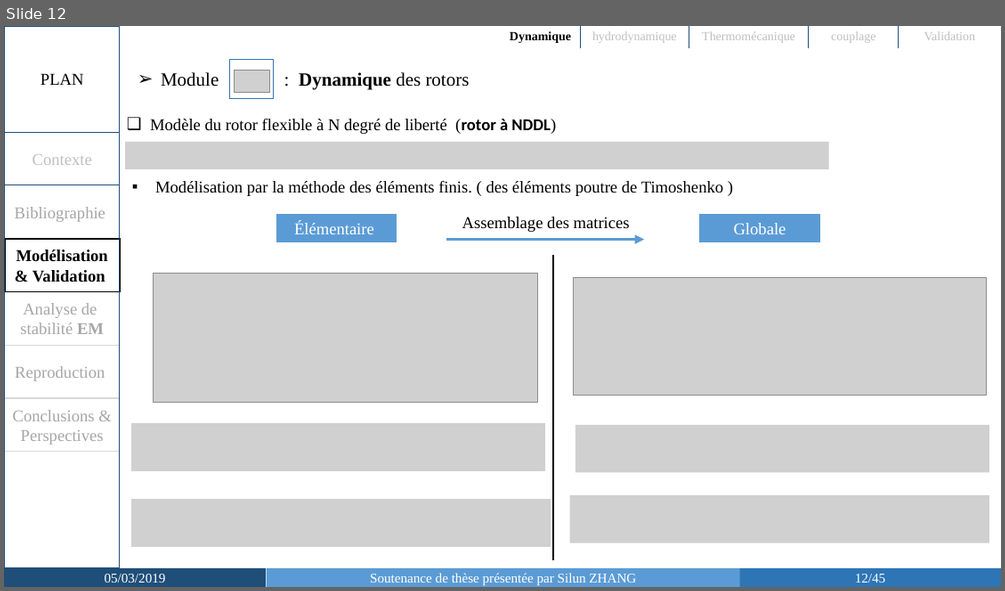
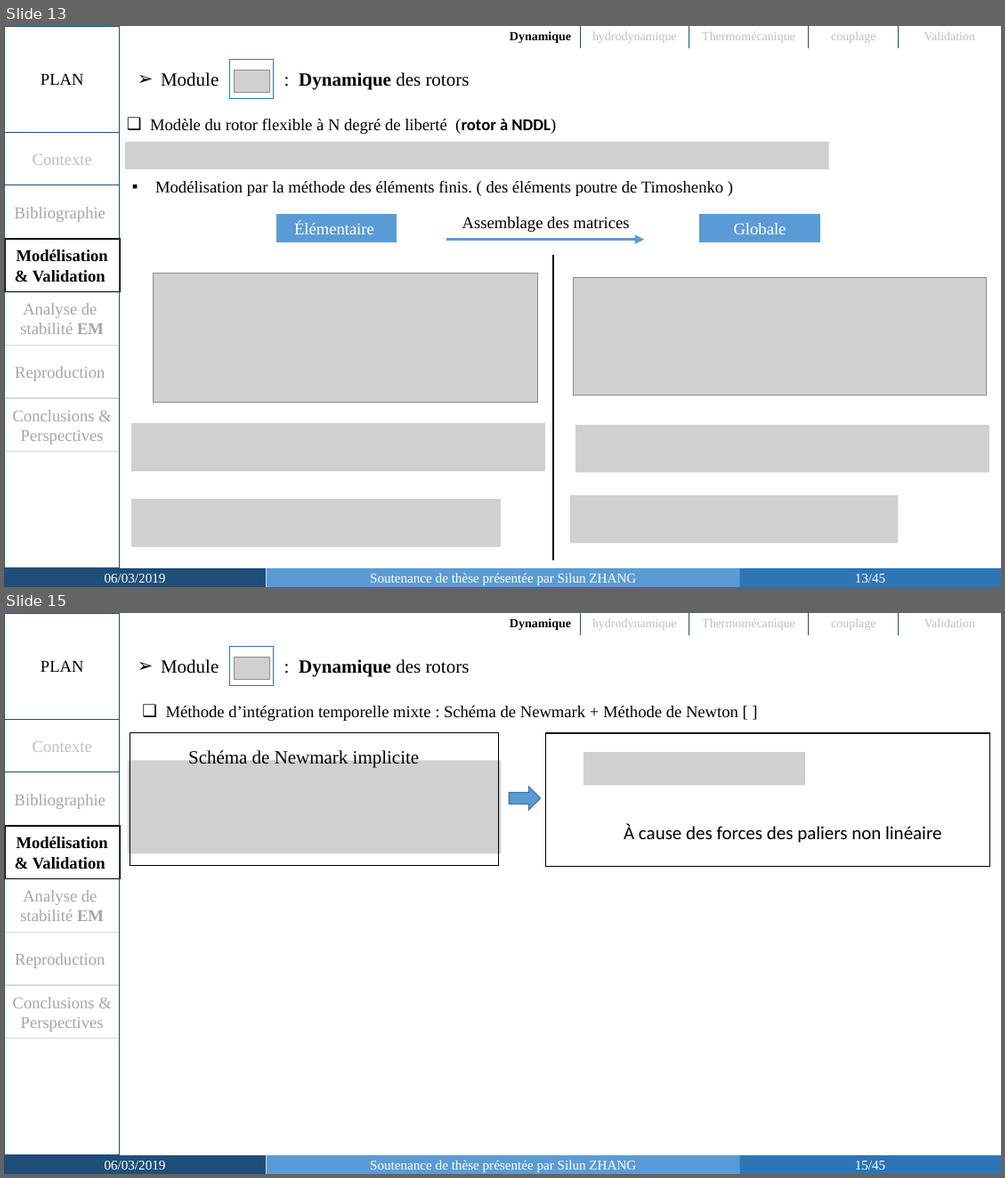
Before and after one commit to SilunZ/SoutenanceThese, a slide deck: Soutenance_Silun ZHANG-slides.pptx. Shown one above the other, each under a label of ours: slide 12 before the commit, slides 13 and 15 after it; the slides between them are not shown. The pictures are 1005x591 and 1005x1178 pixels, drawn with LibreOffice and Linux fonts; fonts in the diff are those of the drawing; grey boxes stand for pictures. Boxes give left, top, right and bottom in pixels: in the first picture for what was removed or moved away, otherwise in the second. Text is boxed around its words. In the diff, an @@ line names an element or a change of style, - is before the commit and + after.

```diff
--- a/Soutenance_Silun ZHANG-slides.pptx
+++ b/Soutenance_Silun ZHANG-slides.pptx
@@ slide 15 added at [4,613,1001,1174], background #FFFFFF @@
@@ rectangle added at [5,613,120,1155], outline #1F4E79 1 pt @@
@@ table added at [501,613,1001,635], 1 rows, 5 columns @@
+Dynamique | hydrodynamique | Thermomécanique | couplage | Validation
@@ text added at [40,660,84,672], 16 pt, text #000000 @@
+PLAN
@@ text added at [161,659,469,677], 18 pt, text #000000 @@
+➢ Module : Dynamique des rotors
@@ rectangle added at [230,646,273,685], fill #FFFFFF, outline #2E75B6 1 pt @@
@@ picture added at [235,657,270,679] @@
@@ rectangle added at [5,719,120,772], outline #1F4E79 1 pt, 16 pt, text #BFBFBF @@
+Contexte
@@ text added at [166,706,738,721], 16 pt, text #000000 @@
+❑ Méthode d’intégration temporelle mixte : Schéma de Newmark + Méthode de Newton [ ]
@@ rectangle added at [129,732,499,866], outline #000000 1 pt @@
@@ rectangle added at [546,733,990,867], outline #000000 1 pt @@
@@ rectangle added at [5,772,120,826], outline #D9D9D9 1 pt, 16 pt, text #A6A6A6 @@
+Bibliographie
@@ picture added at [128,761,501,854] @@
@@ text added at [188,749,420,768], 18 pt, text #000000 @@
+Schéma de Newmark implicite
@@ picture added at [583,752,806,785] @@
@@ right arrow added at [509,787,540,810], fill #5B9BD5, outline #43739E 1 pt @@
@@ rectangle added at [5,826,120,878], outline #000000 1.5 pt, 16 pt, text #000000, bold @@
+Modélisation & Validation
@@ text added at [623,824,941,843], 18 pt, text #000000 @@
+À cause des forces des paliers non linéaire
@@ rectangle added at [5,878,120,932], outline #D9D9D9 1 pt, 16 pt, text #A6A6A6 @@
+Analyse de stabilité EM
@@ rectangle added at [5,932,120,985], outline #D9D9D9 1 pt, 16 pt, text #A6A6A6 @@
+Reproduction
@@ rectangle added at [5,985,120,1038], outline #D9D9D9 1 pt, 16 pt, text #A6A6A6 @@
+Conclusions & Perspectives
@@ rectangle added at [4,1155,266,1174], fill #1F4E79, 13 pt, text #FFFFFF @@
+06/03/2019
@@ rectangle added at [267,1155,740,1174], fill #5B9BD5, 13 pt, text #FFFFFF @@
+Soutenance de thèse présentée par Silun ZHANG
@@ page number added at [739,1155,1001,1174], fill #2E75B6, 13 pt, text #FFFFFF @@
+15/45
@@ what was slide 12 is now slide 13 @@
@@ slide 13 changed as well @@
@@ picture: place and size @@
-picture at [131,499,550,547]
+picture at [131,499,501,547]
@@ picture: place and size @@
-picture at [570,495,989,543]
+picture at [570,495,898,543]
@@ text in rectangle at [105,573,166,582]: text changed @@
-05/03/2019
+06/03/2019
@@ page number at [855,573,885,582]: text changed @@
-12/45
+13/45
```
Also in this commit, not shown: 24 other slides changed, 5 other slides added.
